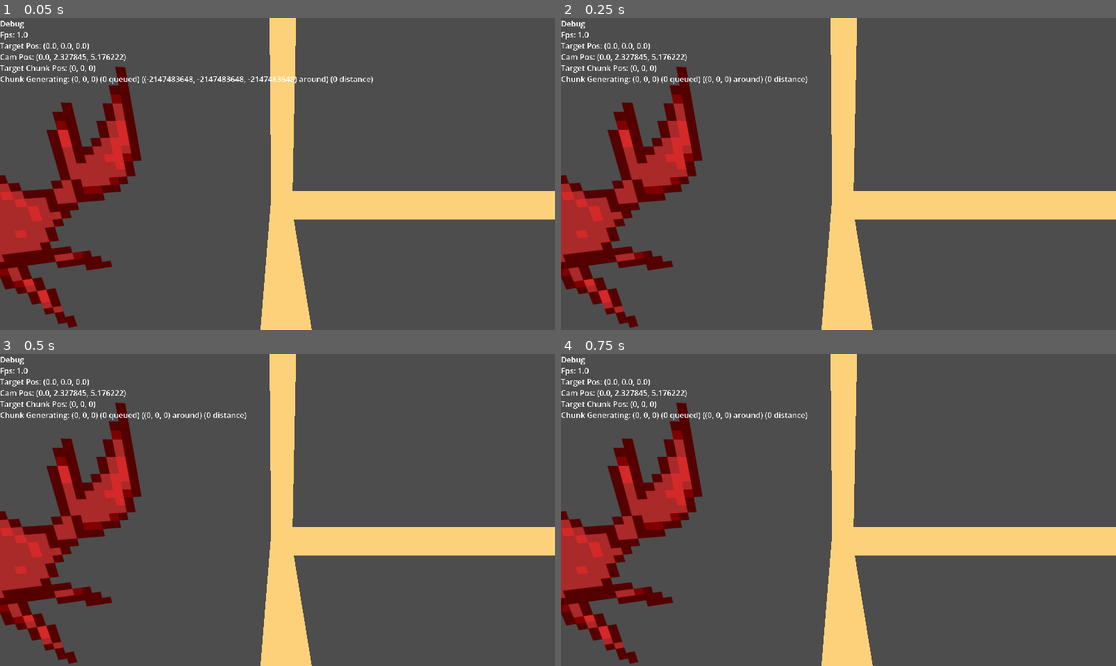
Above: before the commit, frames 1-4 (two rows, left to right).
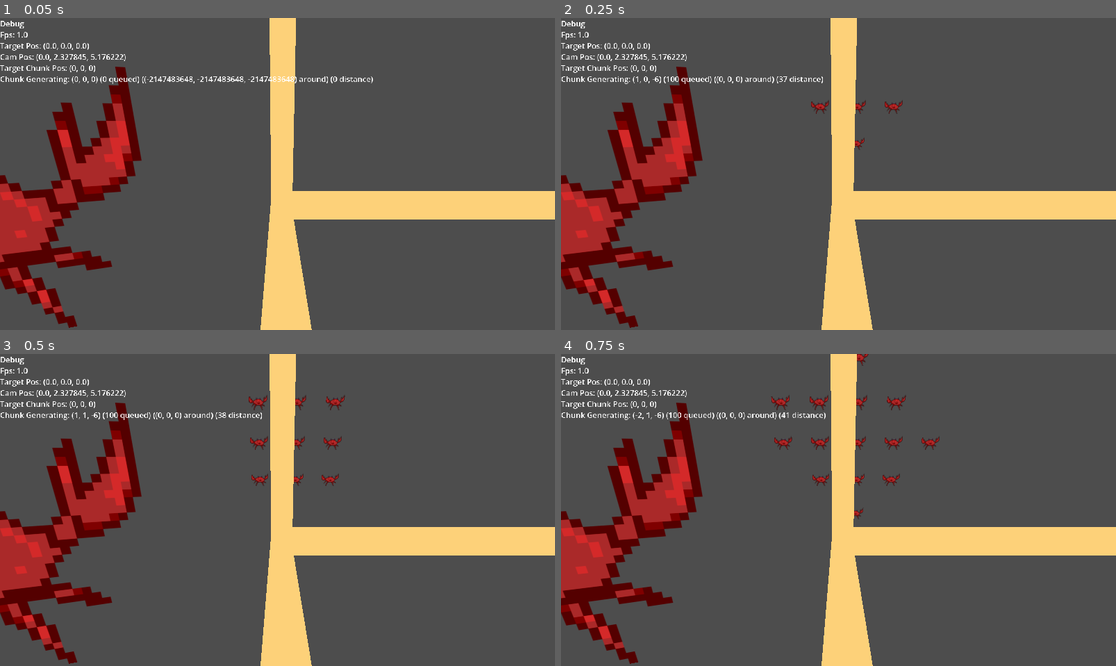
Above: after the commit, the same moments.

Repository: murumart/gd-blockgame
Game: Godot game, scene res://world/world.tscn
Two runs of this game, one before a commit and one after it. Both use one fixed random seed, a clock stepped at 60 frames per second and the inputs below.
Inputs (mouse positions are in pixels of both pictures, inside the frame that each line leads up to):
- Up to frame 1 (0.05 s): no input
- Up to frame 2 (0.25 s): no input
- Up to frame 3 (0.5 s): no input
- Up to frame 4 (0.75 s): tap Enter at 0.5 s; drag from (838, 416) to (894, 441) at 0.52 s

Frame 1 is identical in both runs. In frame 2, 0.5% of the frame differs, in the area x 13-62%, y 18-43%; in frame 3, 0.8%; in frame 4, 1.1%, in the area x 13-69%, y 0-54%.

Commit message:
one triangle faces

Diff:
--- a/world/chunks.gd
+++ b/world/chunks.gd
@@ -20,7 +20,7 @@
 var flags: Dictionary[Vector3i, int]
 var occupancy_maps: Dictionary[Vector3i, Array]
 var adjacency_maps: Dictionary[Vector3i, Array]
-var chunk_load_radius := 0
+var chunk_load_radius := 8
 
 const MAX_QUEUED_FOR_LOADING := 100
 var _chunks_to_load_queue: Array[Vector3i]
@@ -47,8 +47,7 @@
 var _last_center := Vector3i.MIN
 func process(center: Vector3i, load_radius: int = chunk_load_radius) -> void:
 	_chunks_to_load_queue.sort_custom(_sort_chunks_by_center_dist.bind(center))
-	if _last_center != center:
-		_last_center = center
+	_last_center = center
 	if _chunks_to_load_queue.is_empty() or loading_chunk: return
 	_chunk_loader_mutex.lock()
 	_THREADACCESS_chunk_to_load = _chunks_to_load_queue[-1]
@@ -153,14 +152,16 @@
 
 	# debug worldgen
 	var wp := pos * CHUNK_SIZE
-	var ix := 0
-	for z in CHUNK_SIZE.z:
-		var ylvl := sin((z + wp.z) * 0.05) * 5 + CHUNK_SIZE.y * 0.5
-		for y in CHUNK_SIZE.y: for x in CHUNK_SIZE.x:
-			if y + wp.y < ylvl - cos((x + wp.x) * 0.035) * 5:
-				bd[ix] = 1
-			ix += 1
-	#bd[0] = 1
+	if true:
+		var ix := 0
+		for z in CHUNK_SIZE.z:
+			var ylvl := sin((z + wp.z) * 0.05) * 5 + CHUNK_SIZE.y * 0.5
+			for y in CHUNK_SIZE.y: for x in CHUNK_SIZE.x:
+				if y + wp.y < ylvl - cos((x + wp.x) * 0.035) * 5:
+					bd[ix] = 1
+				ix += 1
+	else:
+		bd[0] = 1
 
 	#var starttime := Time.get_ticks_usec()
 	_generate_occupancy_maps(bd, occ)
--- a/world/rendering/chunk_material.gdshader
+++ b/world/rendering/chunk_material.gdshader
@@ -1,6 +1,8 @@
 shader_type spatial;
 
 render_mode unshaded;
+
+uniform sampler2D atlas;
 
 const vec3 NORMAL_TABLE[7] = vec3[7] (
 	// invalid value
@@ -16,18 +18,27 @@
 	vec3(-1, 0, 0)
 );
 
+const vec2 UV_TABLE[3] = vec2[3] (
+	vec2(0, 0),
+	vec2(0, 2),
+	vec2(2, 0)
+);
+
 void vertex() {
 	float ogx = VERTEX.x;
-	uint bytes4 = floatBitsToUint(ogx);
-	NORMAL = NORMAL_TABLE[bitfieldExtract(bytes4, 24, 3)];
+	uint bytes4u = floatBitsToUint(ogx);
+	int bytes4s = floatBitsToInt(ogx);
+	UV = UV_TABLE[bitfieldExtract(bytes4u, 24, 3)];
+	NORMAL = NORMAL_TABLE[bitfieldExtract(bytes4u, 27, 3)];
 	VERTEX = vec3(
-		float(bitfieldExtract(bytes4, 0, 8)),
-		float(bitfieldExtract(bytes4, 8, 8)),
-		float(bitfieldExtract(bytes4, 16, 8)));
+		float(bitfieldExtract(bytes4s, 0, 8)),
+		float(bitfieldExtract(bytes4s, 8, 8)),
+		float(bitfieldExtract(bytes4s, 16, 8)));
 	COLOR = vec4(vec3(0.1) + abs(NORMAL * 0.5) + NORMAL * 0.25, 1.0);
 }
 
 void fragment() {
+	if (UV.x > 1.0 || UV.y > 1.0) discard;
 	ALBEDO = COLOR.xyz;
 }
 
--- a/world/rendering/chunk_renderer.gd
+++ b/world/rendering/chunk_renderer.gd
@@ -104,9 +104,8 @@
 	ia.resize(am.ARRAY_MAX)
 
 	var vx: PackedVector2Array
-	var ix: PackedInt32Array
+	var ix: PackedInt32Array # unused..
 	ia[am.ARRAY_VERTEX] = vx
-	ia[am.ARRAY_INDEX] = ix
 
 	var vxix := 0
 
@@ -121,7 +120,6 @@
 		var vtx1: Vector3i = _FACE_VTICES[axisi][0]
 		var vtx2: Vector3i = _FACE_VTICES[axisi][1]
 		var vtx3: Vector3i = _FACE_VTICES[axisi][2]
-		var vtx4: Vector3i = _FACE_VTICES[axisi][3]
 		var normal: _FaceNormalIx = (axisi + 1) as _FaceNormalIx
 
 		for ax: int in axis[1].x: for ay: int in axis[1].y:
@@ -133,7 +131,7 @@
 				if line & 1:
 					vxix = _append_face(
 						vpos,
-						vtx1, vtx2, vtx3, vtx4,
+						vtx1, vtx2, vtx3,
 						normal,
 						vx, ix, vxix,
 					)
@@ -145,12 +143,12 @@
 
 
 static var _FACE_VTICES: Array[Array] = [
-	[Vector3i(0, 0, 0), Vector3i(0, 1, 0), Vector3i(1, 1, 0), Vector3i(1, 0, 0)], # +z
-	[Vector3i(0, 0, 0), Vector3i(1, 0, 0), Vector3i(1, 0, 1), Vector3i(0, 0, 1)], # +y
-	[Vector3i(0, 0, 0), Vector3i(0, 0, 1), Vector3i(0, 1, 1), Vector3i(0, 1, 0)], # +x
-	[Vector3i(0, 0, 0), Vector3i(1, 0, 0), Vector3i(1, 1, 0), Vector3i(0, 1, 0)], # -z
-	[Vector3i(0, 0, 0), Vector3i(0, 0, 1), Vector3i(1, 0, 1), Vector3i(1, 0, 0)], # -y
-	[Vector3i(0, 0, 0), Vector3i(0, 1, 0), Vector3i(0, 1, 1), Vector3i(0, 0, 1)], # -x
+	[Vector3i(0, 0, 0), Vector3i(0, 2, 0), Vector3i(2, 0, 0)], # +z
+	[Vector3i(1, 0, 0), Vector3i(1, 0, 2), Vector3i(-1, 0, 0)], # +y
+	[Vector3i(0, 0, 1), Vector3i(0, 2, 1), Vector3i(0, 0, -1) ], # +x
+	[Vector3i(1, 0, 0), Vector3i(1, 2, 0), Vector3i(-1, 0, 0)], # -z
+	[Vector3i(1, 0, -1), Vector3i(-1, 0, 1), Vector3i(1, 0, 1)], # -y
+	[Vector3i(0, 0, 0), Vector3i(0, 2, 0), Vector3i(0, 0, 2)], # -x
 ]
 
 enum _FaceNormalIx {
@@ -163,13 +161,18 @@
 	LEFT,
 }
 
+enum _FaceUvIx {
+	Uv00,
+	Uv01,
+	Uv10,
+}
+
 static func _append_face(
 	pos: Vector3i,
 
 	vtx1: Vector3i,
 	vtx2: Vector3i,
 	vtx3: Vector3i,
-	vtx4: Vector3i,
 	normal: _FaceNormalIx,
 
 	vx: PackedVector2Array,
@@ -183,46 +186,36 @@
 	var vertex := Vector2(NAN, NAN)
 
 	pos1 = pos + vtx1
-	pba.encode_u8(0, pos1.x)
-	pba.encode_u8(1, pos1.y)
-	pba.encode_u8(2, pos1.z)
-	pba.encode_u8(3, int(normal))
+	pba.encode_s8(0, pos1.x)
+	pba.encode_s8(1, pos1.y)
+	pba.encode_s8(2, pos1.z)
+	pba.encode_u8(3, int(normal) << 3 | _FaceUvIx.Uv00)
 	vertex.x = pba.decode_float(0)
 	#vertex.y = vertex.x
 	vx.append(vertex)
 	pba.encode_float(0, vertex.x)
 
 	pos1 = pos + vtx2
-	pba.encode_u8(0, pos1.x)
-	pba.encode_u8(1, pos1.y)
-	pba.encode_u8(2, pos1.z)
-	pba.encode_u8(3, int(normal))
+	pba.encode_s8(0, pos1.x)
+	pba.encode_s8(1, pos1.y)
+	pba.encode_s8(2, pos1.z)
+	pba.encode_u8(3, int(normal) << 3 | _FaceUvIx.Uv01)
 	vertex.x = pba.decode_float(0)
 	#vertex.y = vertex.x
 	vx.append(vertex)
 
 	pos1 = pos + vtx3
-	pba.encode_u8(0, pos1.x)
-	pba.encode_u8(1, pos1.y)
-	pba.encode_u8(2, pos1.z)
-	pba.encode_u8(3, int(normal))
+	pba.encode_s8(0, pos1.x)
+	pba.encode_s8(1, pos1.y)
+	pba.encode_s8(2, pos1.z)
+	pba.encode_u8(3, int(normal) << 3 | _FaceUvIx.Uv10)
 	vertex.x = pba.decode_float(0)
 	#vertex.y = vertex.x
 	vx.append(vertex)
 
-	pos1 = pos + vtx4
-	pba.encode_u8(0, pos1.x)
-	pba.encode_u8(1, pos1.y)
-	pba.encode_u8(2, pos1.z)
-	pba.encode_u8(3, int(normal))
-	vertex.x = pba.decode_float(0)
-	#vertex.y = vertex.x
-	vx.append(vertex)
-
 	ix.append(vxix + 0); ix.append(vxix + 1); ix.append(vxix + 2)
-	ix.append(vxix + 2); ix.append(vxix + 3); ix.append(vxix + 0)
-
-	return vxix + 4
+
+	return vxix + 3
 
 
 static var debruijn_lookup: PackedByteArray = [
--- a/world/world.tscn
+++ b/world/world.tscn
@@ -21,6 +21,14 @@
 material = SubResource("StandardMaterial3D_4papg")
 flip_faces = true
 size = Vector3(1.01, 1.01, 1.01)
+
+[sub_resource type="StandardMaterial3D" id="StandardMaterial3D_3d7it"]
+transparency = 4
+blend_mode = 1
+albedo_color = Color(1, 1, 0.40392157, 0.27058825)
+
+[sub_resource type="BoxMesh" id="BoxMesh_xos6n"]
+material = SubResource("StandardMaterial3D_3d7it")
 
 [node name="World" type="Node3D" unique_id=1071118404 node_paths=PackedStringArray("chunk_load_center")]
 script = ExtResource("1_6xmxd")
@@ -74,3 +82,8 @@
 [node name="Debug_Binds" type="Node" parent="." unique_id=82927570]
 script = ExtResource("5_mmdvd")
 metadata/_custom_type_script = "uid://uqi1qc0cl1sc"
+
+[node name="MeshInstance3D" type="MeshInstance3D" parent="." unique_id=1693804637]
+transform = Transform3D(1, 0, 0, 0, 1, 0, 0, 0, 1, 0.5, 0.5, 0.5)
+visible = false
+mesh = SubResource("BoxMesh_xos6n")
